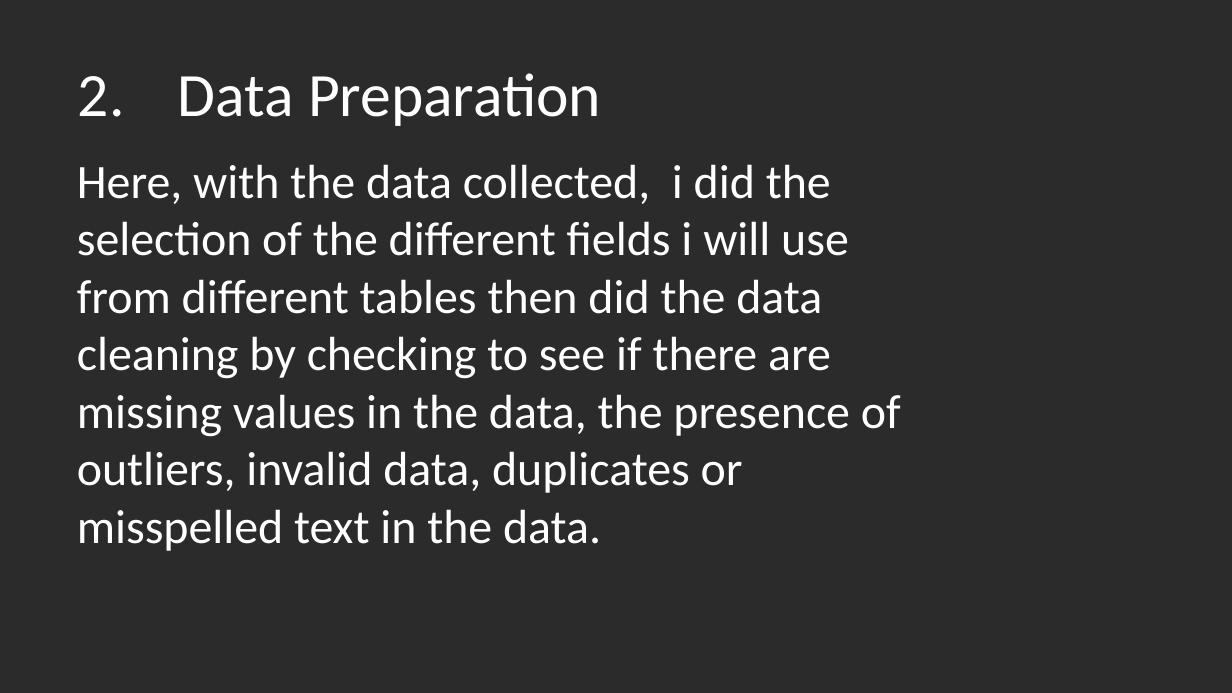
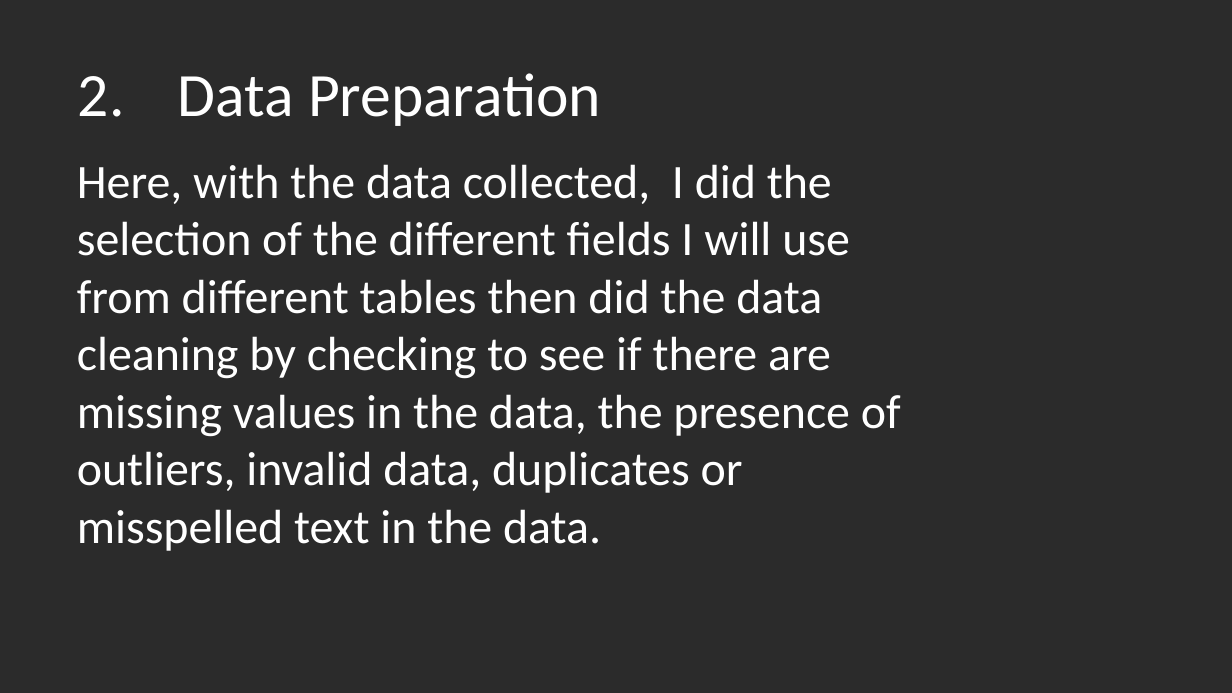
Before and after one commit to mainaroseline/EDA-_Phase1_Project, a slide deck: slide 7 of EDA Non-Technical Presentation.pptx. Drawn at 1232x693 pixels with LibreOffice and Linux fonts; fonts in the diff are those of the drawing; background and template pictures are left out; a plain dark background stands for a picture behind light text. Boxes give left, top, right and bottom in pixels: in the first picture for what was removed or moved away, otherwise in the second. Text is boxed around its words. In the diff, an @@ line names an element or a change of style, - is before the commit and + after.

```diff
--- a/EDA Non-Technical Presentation.pptx
+++ b/EDA Non-Technical Presentation.pptx
@@ text at [77, 164, 901, 551]: text changed @@
-Here, with the data collected, i did the selection of the different fields i will use from different tables then did the data cleaning by checking to see if there are missing values in the data, the presence of outliers, invalid data, duplicates or misspelled text in the data.
+Here, with the data collected, I did the selection of the different fields I will use from different tables then did the data cleaning by checking to see if there are missing values in the data, the presence of outliers, invalid data, duplicates or misspelled text in the data.
```
Also in this commit, not shown: 4 other slides changed, 6 slides added, 6 slides removed.
